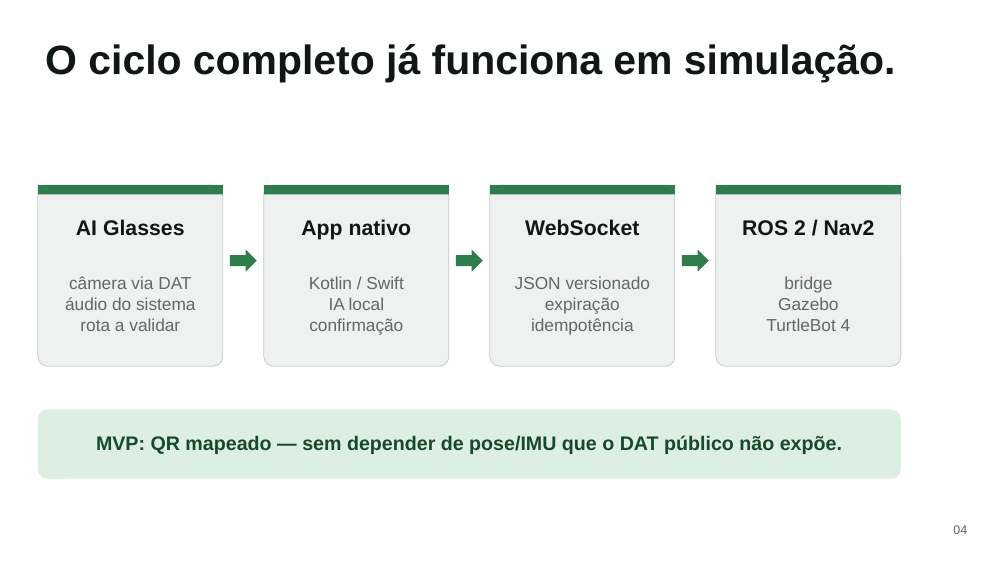
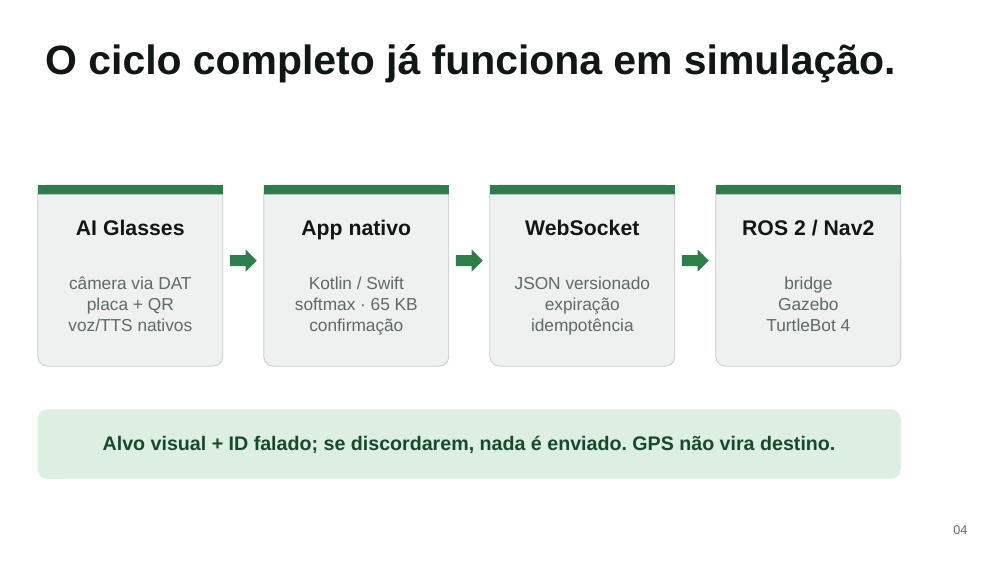
Before and after one commit to vvvvvdal/maestro-agricola, a slide deck: slide 4 of docs/pitch/Maestro-Agricola-Pitch.pptx. Drawn at 1008x567 pixels with LibreOffice and Linux fonts; fonts in the diff are those of the drawing. Boxes give left, top, right and bottom in pixels: in the first picture for what was removed or moved away, otherwise in the second. Text is boxed around its words. In the diff, an @@ line names an element or a change of style, - is before the commit and + after.

Commit message:
docs(pitch): detail local AI and safety evidence

```diff
--- a/docs/pitch/Maestro-Agricola-Pitch.pptx
+++ b/docs/pitch/Maestro-Agricola-Pitch.pptx
@@ text at (x1=68, y1=297, x2=193, y2=331): text changed @@
-áudio do sistema
-rota a validar
+placa + QR
+voz/TTS nativos
@@ text at (x1=295, y1=297, x2=418, y2=310): text changed @@
-IA local
+softmax · 65 KB
@@ text at (x1=103, y1=435, x2=835, y2=453): text changed @@
-MVP: QR mapeado — sem depender de pose/IMU que o DAT público não expõe.
+Alvo visual + ID falado; se discordarem, nada é enviado. GPS não vira destino.
```
Also in this commit, not shown: 2 other slides changed, 2 other files.
